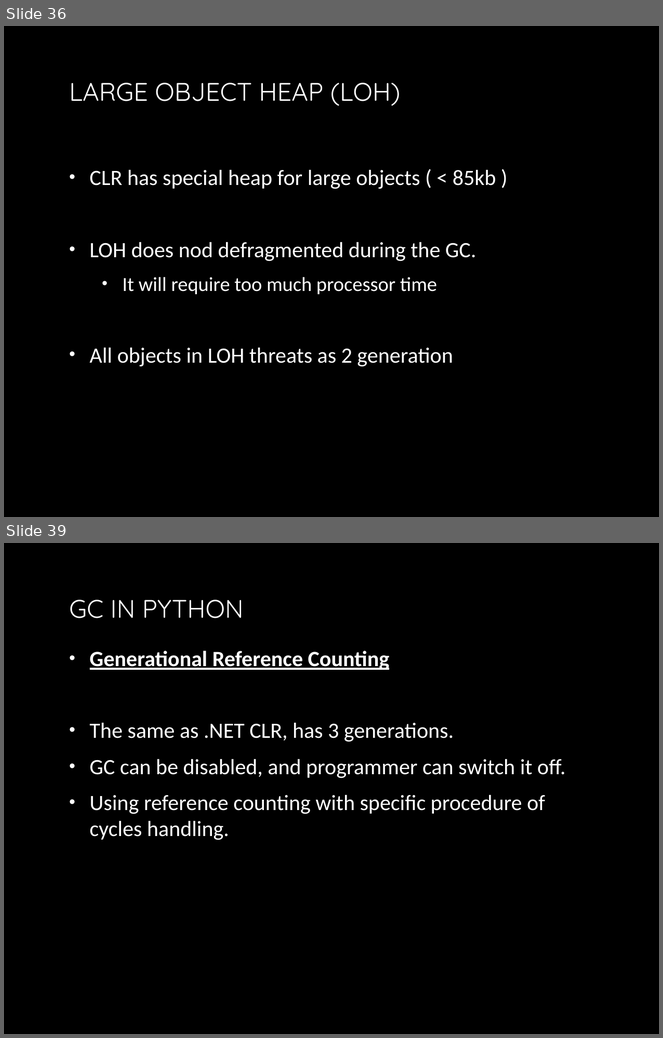
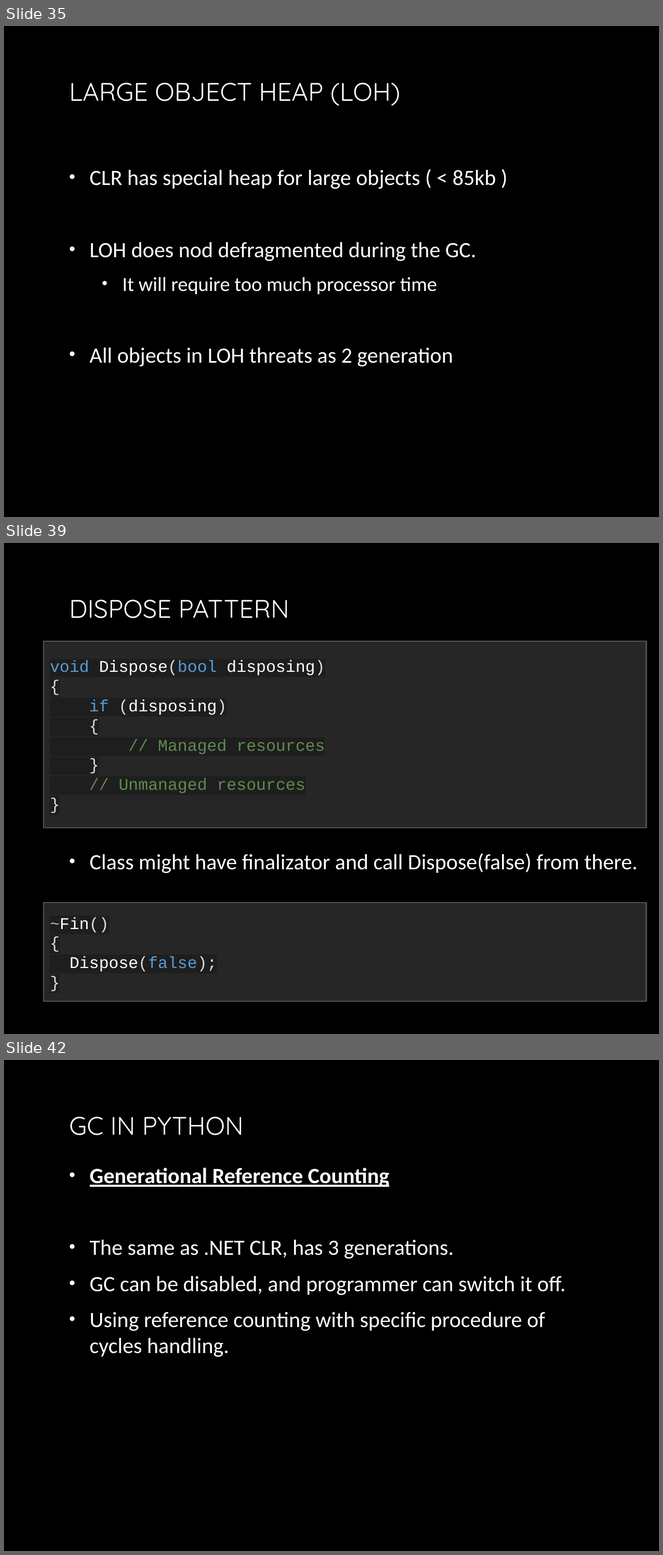
Before and after one commit to yuriyshapovalov/slides, a slide deck: ppt/Garbage collection in dotnet.pptx. Shown one above the other, each under a label of ours: slides 36 and 39 before the commit, slides 35, 39 and 42 after it; the slides between them are not shown. The pictures are 663x1038 and 663x1555 pixels, drawn with LibreOffice and Linux fonts; fonts in the diff are those of the drawing; background and template pictures are left out. Boxes give left, top, right and bottom in pixels: in the first picture for what was removed or moved away, otherwise in the second. Text is boxed around its words. In the diff, an @@ line names an element or a change of style, - is before the commit and + after.

```diff
--- a/ppt/Garbage collection in dotnet.pptx
+++ b/ppt/Garbage collection in dotnet.pptx
@@ slide 39 added at [4,543,659,1034], background picture (left out) @@
@@ title added at [69,600,289,618], 28 pt, text gradient #FFFFFF to #BFBFBF @@
+DISPOSE PATTERN
@@ rectangle added at [44,641,647,828], fill #262626, outline #525252 1.5 pt, 18 pt, text #608B4E @@
+void Dispose(bool disposing)
+{
+if (disposing)
+{
+// Managed resources
+}
+// Unmanaged resources
+}
@@ text added at [90,853,638,874], 24 pt, text gradient #FFFFFF to #BFBFBF @@
+• Class might have finalizator and call Dispose(false) from there.
@@ rectangle added at [44,903,647,1002], fill #262626, outline #525252 1.5 pt, 18 pt, text #FFFFFF @@
+~Fin()
+{
+Dispose(false);
+}
@@ what was slide 36 is now slide 35 @@
@@ what was slide 39 is now slide 42 @@
```
Also in this commit, not shown: 3 slides changed, 3 other slides added, 1 slide removed.
